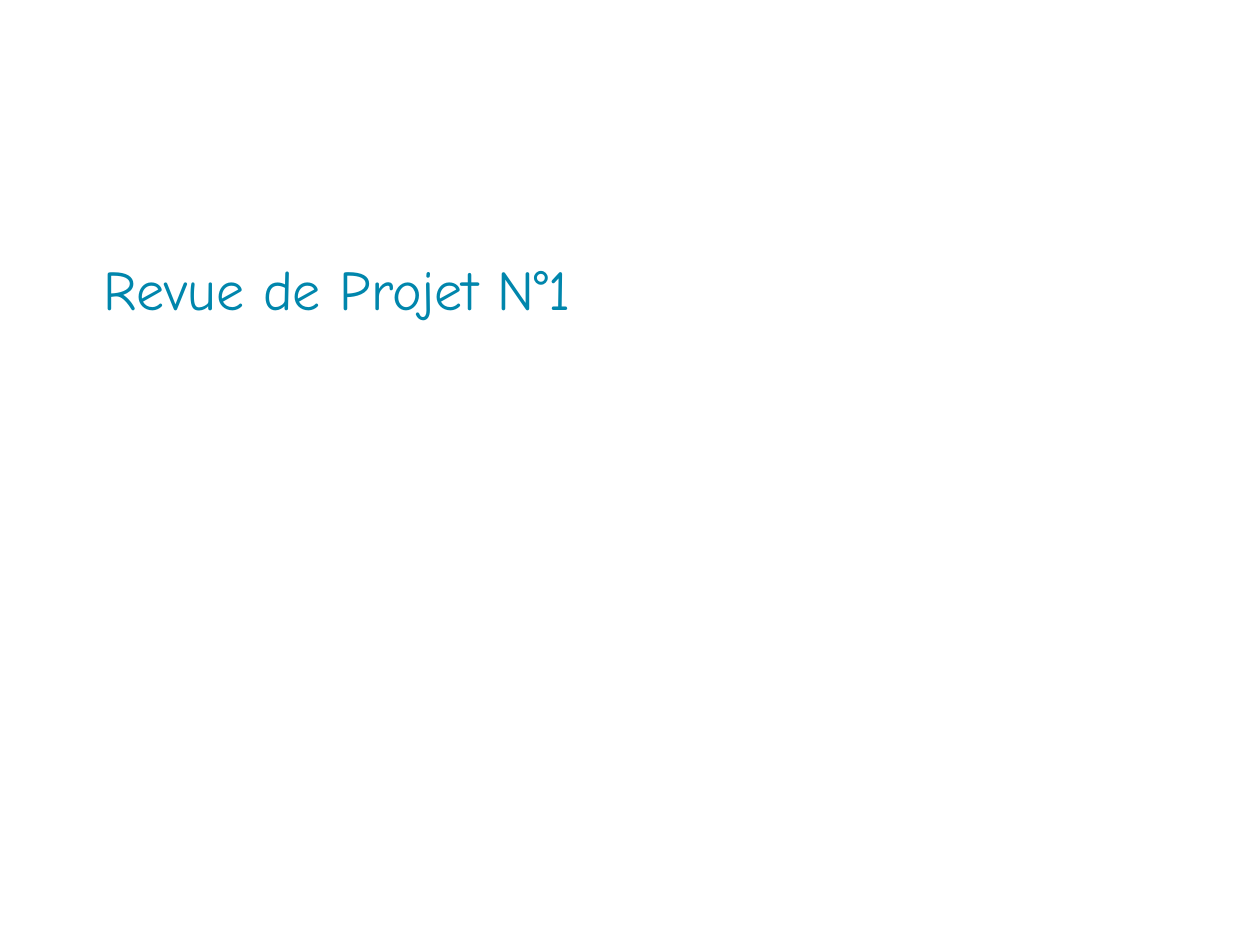
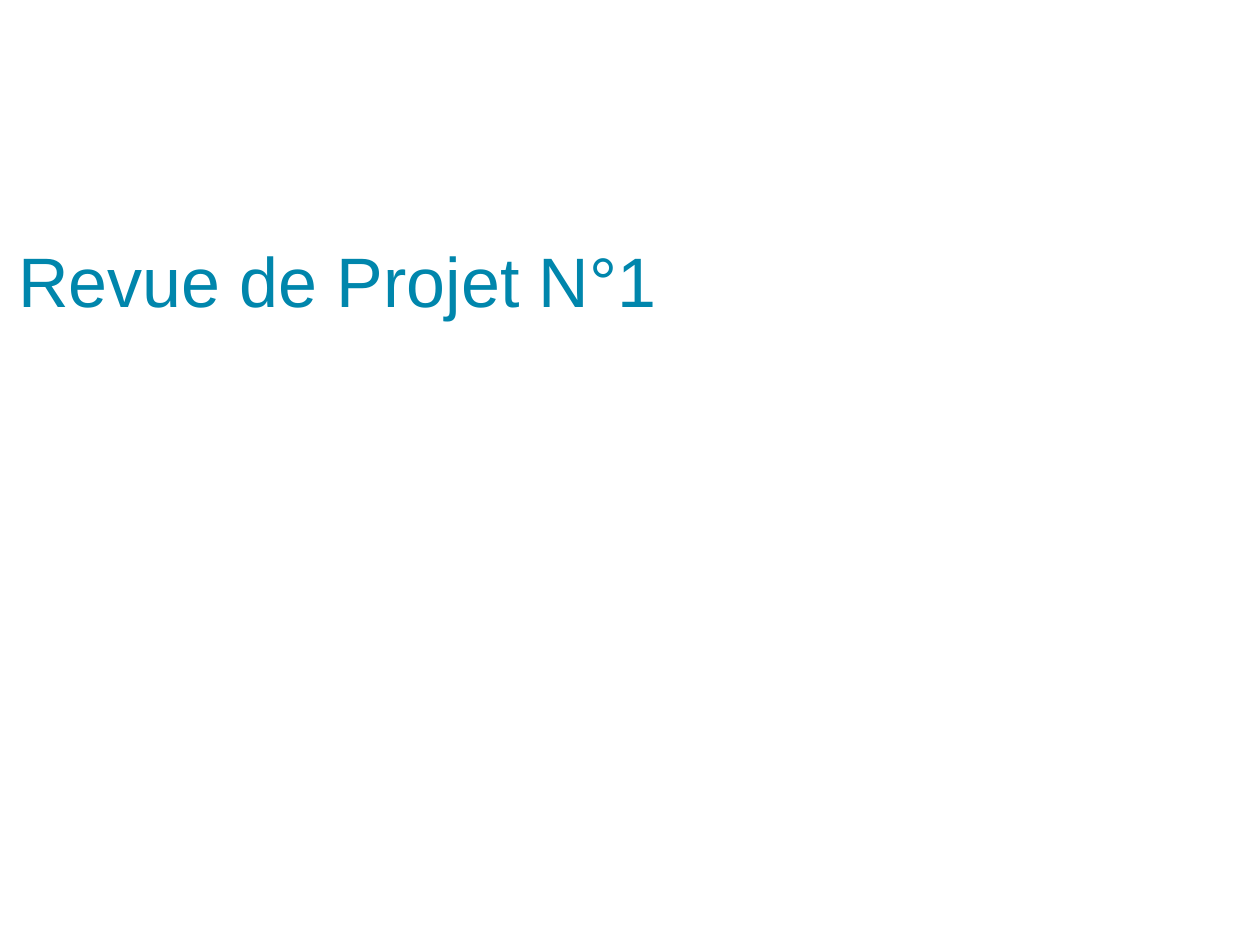
Before and after one commit to PinaudLucas/Projet, a slide deck: slide 1 of Lucas/Revue_commun.odp. Drawn at 1260x945 pixels with LibreOffice and Linux fonts; fonts in the diff are those of the drawing; background and template pictures are left out. Boxes give left, top, right and bottom in pixels: in the first picture for what was removed or moved away, otherwise in the second. Text is boxed around its words. In the diff, an @@ line names an element or a change of style, - is before the commit and + after.

```diff
--- a/Lucas/Revue_commun.odp
+++ b/Lucas/Revue_commun.odp
@@ title "Revue de Projet N°1" at (x1=18, y1=256, x2=656, y2=320): size 32 to 40 pt, font Comic Neue to Arial @@
```
Also in this commit, not shown: 2 other slides changed, 1 other file.
